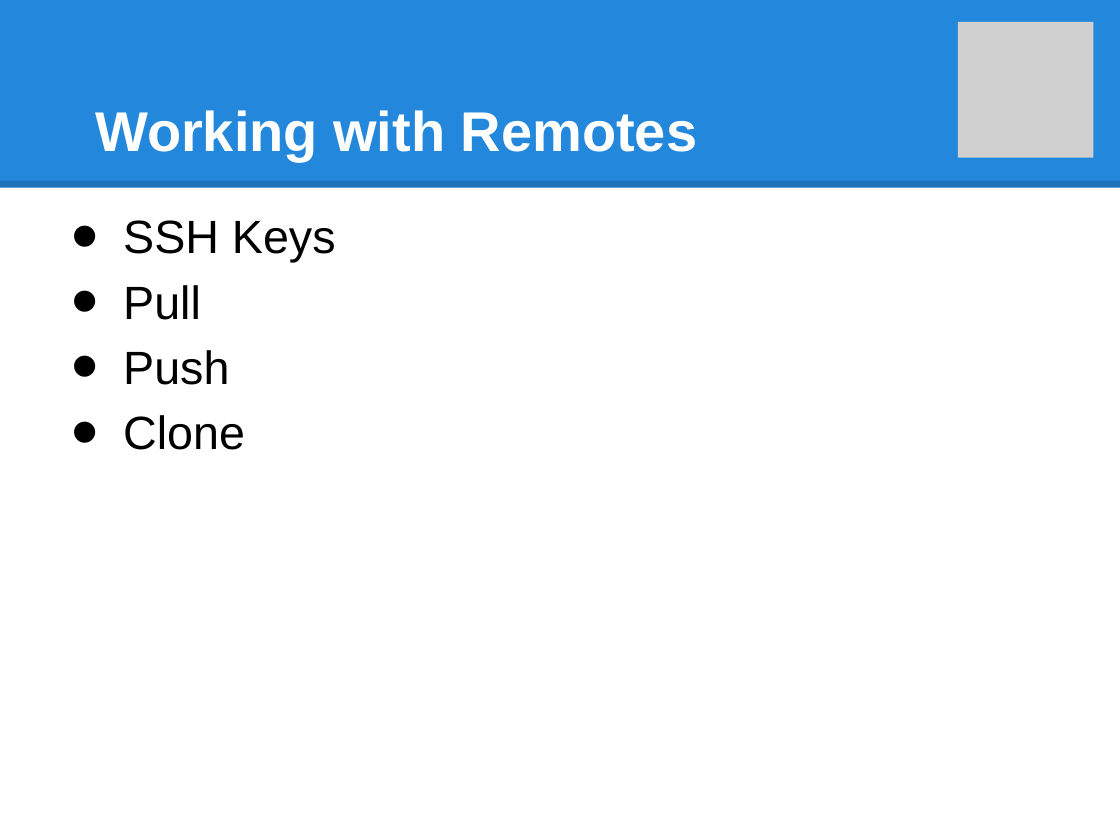
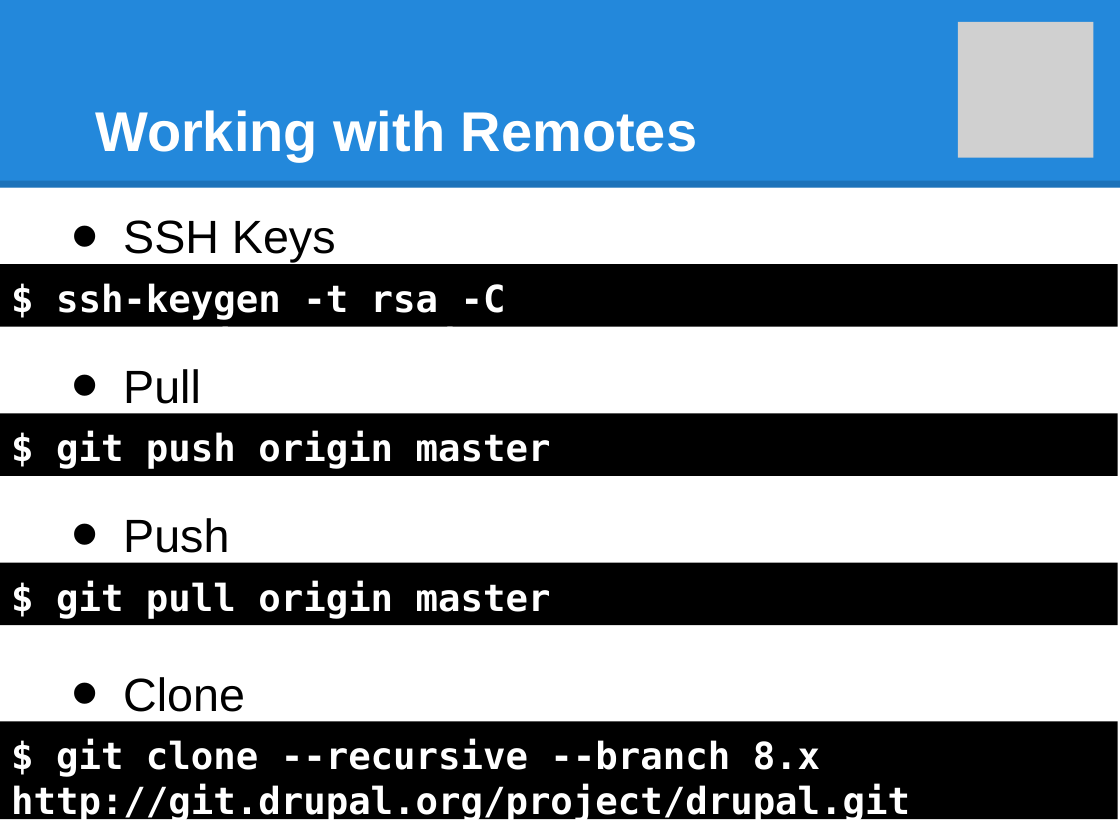
Before and after one commit to vid-uo/riddlegames, a slide deck: slide 16 of _assets/Git Super Basics.pptx (slide 10 before the commit). Drawn at 1120x840 pixels with LibreOffice and Linux fonts; fonts in the diff are those of the drawing; grey boxes stand for pictures. Boxes give left, top, right and bottom in pixels: in the first picture for what was removed or moved away, otherwise in the second. Text is boxed around its words. In the diff, an @@ line names an element or a change of style, - is before the commit and + after.

```diff
--- a/_assets/Git Super Basics.pptx
+++ b/_assets/Git Super Basics.pptx
@@ rectangle added at [0, 264, 1118, 327], fill #000000, 24 pt, text #FFFFFF, bold @@
+$ ssh-keygen -t rsa -C "your_email@youremail.com"
@@ text at [123, 285, 245, 450]: paragraphs removed @@
-• Pull
-• Push
-• Clone
@@ text added at [123, 369, 201, 404], 30 pt, text #000000 @@
+• Pull
@@ rectangle added at [0, 413, 1118, 476], fill #000000, 24 pt, text #FFFFFF, bold @@
+$ git push origin master
@@ text added at [123, 518, 229, 553], 30 pt, text #000000 @@
+• Push
@@ rectangle added at [0, 562, 1118, 625], fill #000000, 24 pt, text #FFFFFF, bold @@
+$ git pull origin master
@@ text added at [123, 677, 245, 712], 30 pt, text #000000 @@
+• Clone
@@ rectangle added at [0, 721, 1118, 819], fill #000000, 24 pt, text #FFFFFF, bold @@
+$ git clone --recursive --branch 8.x http://git.drupal.org/project/drupal.git
```
Also in this commit, not shown: 5 other slides changed, 7 slides added, 1 slide removed, 4 other files.
